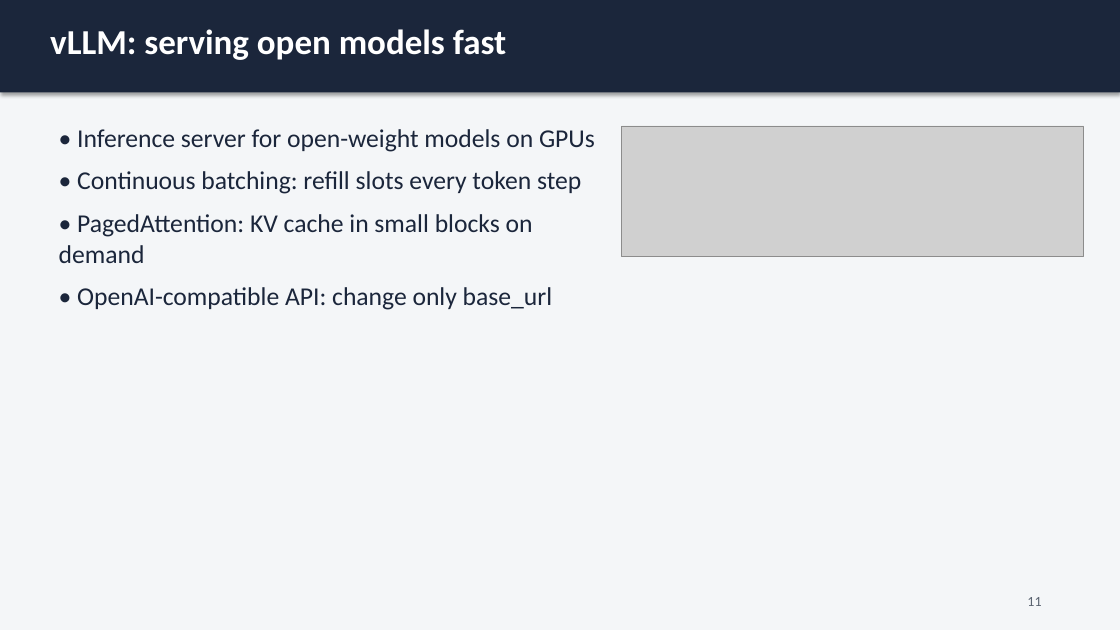
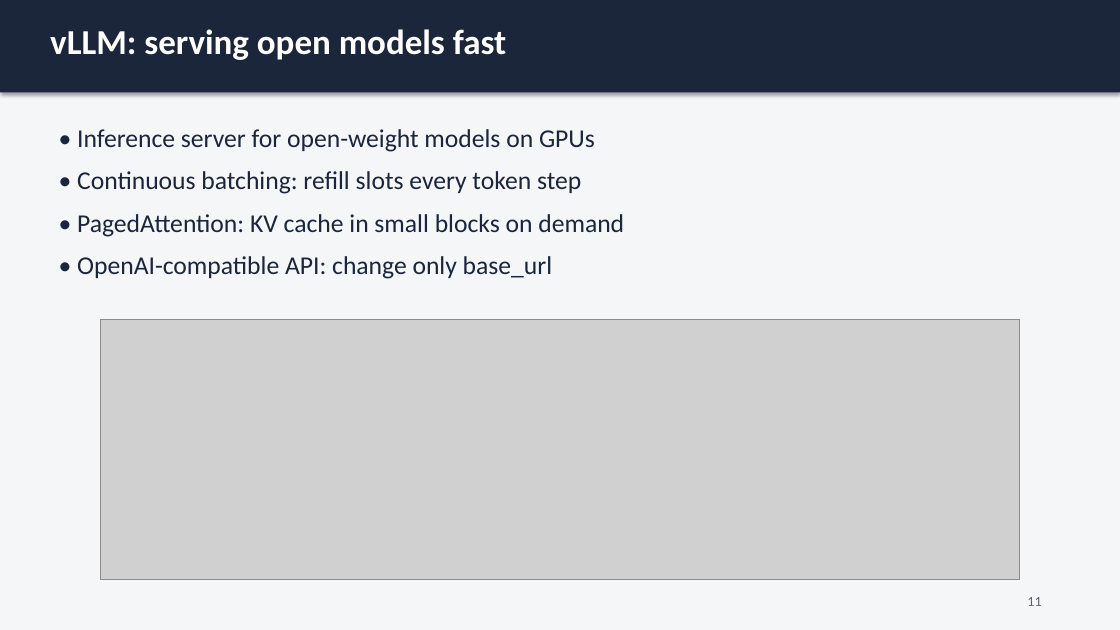
Before and after one commit to vvvvvivekkk/AI-Engineer, a slide deck: slide 12 of 14-deployment-and-llmops/slides/14-deployment-and-llmops.pptx. Drawn at 1120x630 pixels with LibreOffice and Linux fonts; fonts in the diff are those of the drawing; grey boxes stand for pictures. Boxes give left, top, right and bottom in pixels: in the first picture for what was removed or moved away, otherwise in the second. Text is boxed around its words. In the diff, an @@ line names an element or a change of style, - is before the commit and + after.

```diff
--- a/14-deployment-and-llmops/slides/14-deployment-and-llmops.pptx
+++ b/14-deployment-and-llmops/slides/14-deployment-and-llmops.pptx
@@ text "• Inference server for open-weight ..." rewrapped from [59,129,595,310] to [77,129,624,279] @@
@@ picture: place and size @@
-picture at [622,126,1084,257]
+picture at [101,319,1020,580]
```
Also in this commit, not shown: 6 other slides changed, 16 other files.
